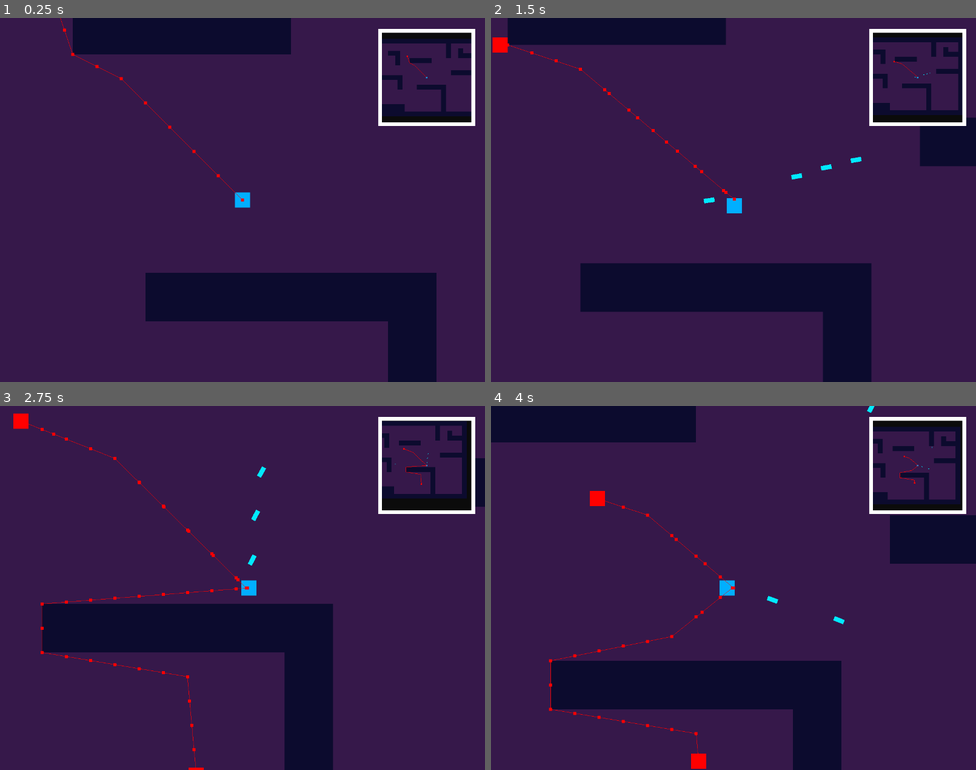
Above: before the commit, frames 1-4 (two rows, left to right).
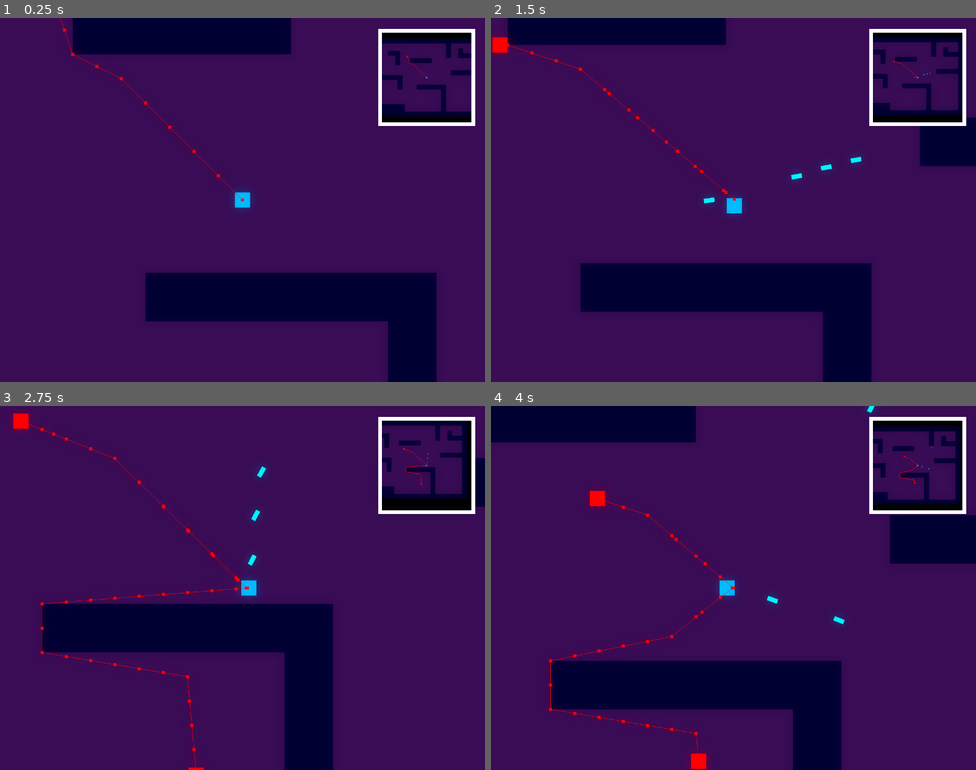
Above: after the commit, the same moments.

Repository: Chebrbober/Geometric-Bullet
Game: Godot game, scene res://stages/game/arena.tscn
Same seed, same stepped clock (60 frames per second), same inputs: the game is played once before the commit and once after it.
Inputs (mouse positions are in pixels of both pictures, inside the frame that each line leads up to):
- Up to frame 1 (0.25 s): no input
- Up to frame 2 (1.5 s): tap Enter at 0.5 s; move the mouse to (840, 181) at 0.52 s; press the mouse at (840, 181) at 0.53 s; hold Right (move_right) 0.53-1.28 s; move the mouse to (636, 218) at 1.27 s; release the mouse at (636, 218) at 1.28 s; hold S (move_down) from 1.28 s (still down); click (636, 218) at 1.35 s
- Up to frame 3 (2.75 s): move the mouse to (291, 507) at 2.02 s; release S (move_down) at 2.03 s; press the mouse at (291, 507) at 2.03 s; hold Right (move_right) from 2.03 s (still down)
- Up to frame 4 (4 s): move the mouse to (709, 660) at 2.77 s; release Right (move_right) at 2.78 s; release the mouse at (709, 660) at 2.78 s; hold W (move_up) 2.78-3.53 s; click (709, 660) at 2.85 s; move the mouse to (879, 642) at 3.52 s; press the mouse at (879, 642) at 3.53 s; hold A (move_left) from 3.53 s (still down)

The runs differ from the first frame. In frame 1, less than 0.1% of the frame differs, in the area x 47-53%, y 47-53%; in frame 2, 0.2%; in frame 3, 0.1%; in frame 4, 0.2%, in the area x 19-80%, y 0-100%.

Commit message:
Make cube_enemy also inherit entity.tscn. Add some effect when entity took damage. More glow

Diff:
--- a/entities/enemies/cube_enemy/cube_enemy.tscn
+++ b/entities/enemies/cube_enemy/cube_enemy.tscn
@@ -5,7 +5,7 @@
 
 [sub_resource type="CircleShape2D" id="CircleShape2D_602vv"]
 
-[node name="CubeEnemy" unique_id=1118549784 groups=["enemies"] instance=ExtResource("1_602vv")]
+[node name="CubeEnemy" unique_id=1118549784 groups=["entities"] instance=ExtResource("1_602vv")]
 collision_layer = 2
 collision_mask = 13
 motion_mode = 1
--- a/entities/entity.gd
+++ b/entities/entity.gd
@@ -5,16 +5,21 @@
 @export var hp: int = 100
 @export var blood_particles: PackedScene
 @onready var stun_timer: Timer = $StunTimer
-var native_modulate: Color = modulate
+@onready var polygon2d: Polygon2D = $Polygon2D
+@onready var native_color: Color = polygon2d.color
+var tween: Tween
 
 signal died
 
 func take_damage(amount: int) -> void:
 	hp -= amount
+	if tween:
+		tween.kill()
+	tween = create_tween()
+	tween.tween_property(polygon2d, "color", Color.WHITE, 0.05)
+	stun_timer.start()
 	if hp <= 0:
 		die()
-	modulate = Color.WHITE
-	stun_timer.start()
 
 func die() -> void:
 	if NodeSpawner.node_creation_parent != null:
@@ -24,4 +29,7 @@
 	emit_signal("died")
 
 func _on_stun_timer_timeout() -> void:
-	modulate = native_modulate
+	if tween:
+		tween.kill()
+	tween = create_tween()
+	tween.tween_property(polygon2d, "color", native_color, 0.05)
--- a/entities/player/bullet/bullet.gd
+++ b/entities/player/bullet/bullet.gd
@@ -21,7 +21,6 @@
 	queue_free()
 
 func _on_area_2d_body_shape_entered(body_rid: RID, body: Node2D, body_shape_index: int, local_shape_index: int) -> void:
-	if body.is_in_group("enemies"):
+	if body.is_in_group("entities"):
 		body.take_damage(NodeSpawner.player.damage)
-		body.modulate = Color.WHITE
 	queue_free()
--- a/project.godot
+++ b/project.godot
@@ -29,7 +29,7 @@
 
 [global_group]
 
-enemies=""
+entities=""
 
 [input]
 
--- a/stages/game/arena.tscn
+++ b/stages/game/arena.tscn
@@ -4,13 +4,19 @@
 [ext_resource type="PackedScene" uid="uid://cj77nbyfou155" path="res://entities/player/player.tscn" id="1_ss5j8"]
 [ext_resource type="Texture2D" uid="uid://l3nnv431oecp" path="res://stages/game/tileset.png" id="3_dp28g"]
 [ext_resource type="Script" uid="uid://xyemhd468yot" path="res://stages/game/sub_viewport.gd" id="4_c2cke"]
-[ext_resource type="PackedScene" uid="uid://sp88h86xw5qa" path="res://entities/enemies/cube_enemy/cube_enemy.tscn" id="5_6gq3l"]
+[ext_resource type="PackedScene" uid="uid://m14ui5weian5" path="res://entities/enemies/cube_enemy/cube_enemy.tscn" id="5_6gq3l"]
 
 [sub_resource type="Environment" id="Environment_0hxrk"]
 background_mode = 3
+ambient_light_color = Color(1, 0.5529412, 0, 1)
+ambient_light_energy = 5.62
 glow_enabled = true
+glow_intensity = 0.4
+glow_bloom = 1.0
 adjustment_enabled = true
-adjustment_contrast = 1.15
+adjustment_brightness = 0.91
+adjustment_contrast = 1.34
+adjustment_saturation = 1.16
 
 [sub_resource type="CameraAttributesPhysical" id="CameraAttributesPhysical_0hxrk"]
 auto_exposure_enabled = true
@@ -95,6 +101,7 @@
 
 [node name="Player" parent="." unique_id=1118549784 instance=ExtResource("1_ss5j8")]
 unique_name_in_owner = true
+top_level = false
 position = Vector2(640, 480)
 
 [connection signal="timeout" from="EnemySpawnTimer" to="." method="_on_enemy_spawn_timer_timeout"]
